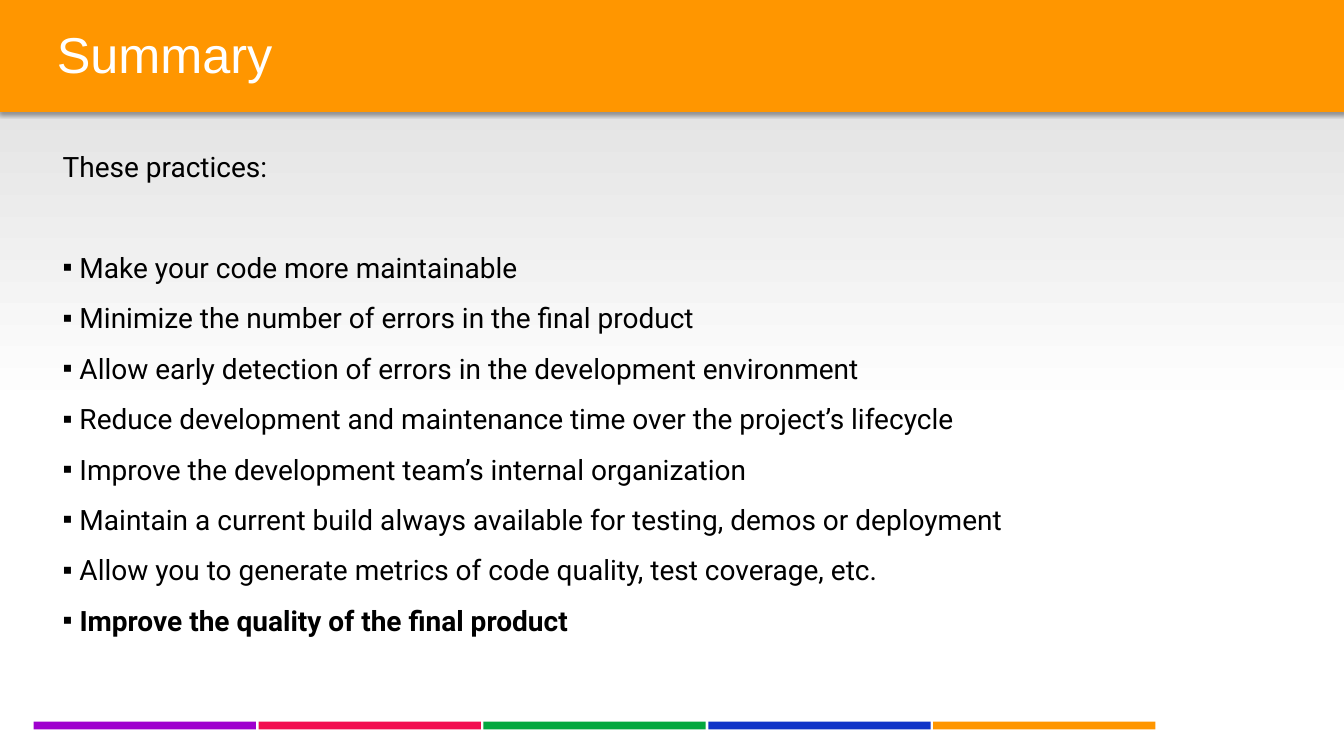
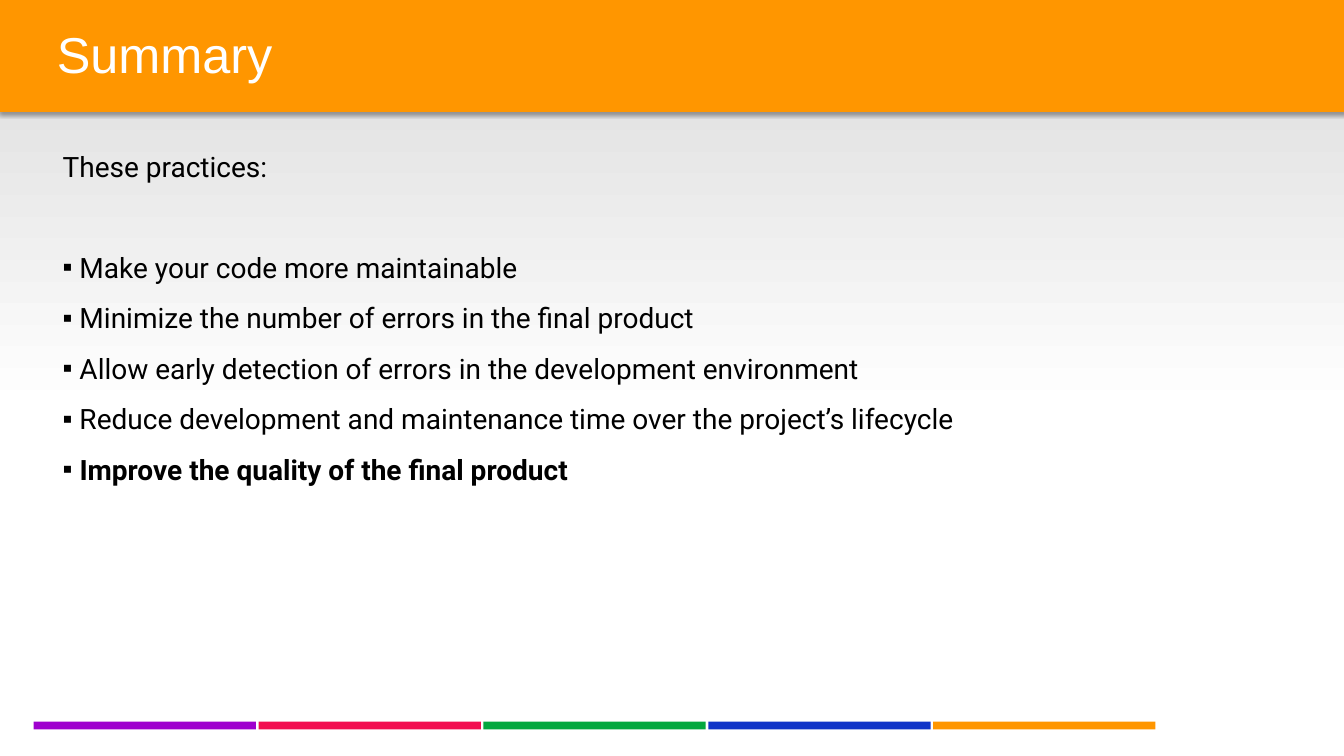
Before and after one commit to lgoldin/TestOrientedDevelopment, a slide deck: slide 24 of DesigningTestableApplications v2.pptx (slide 23 before the commit). Drawn at 1344x756 pixels with LibreOffice and Linux fonts; fonts in the diff are those of the drawing; background and template pictures are left out. Boxes give left, top, right and bottom in pixels: in the first picture for what was removed or moved away, otherwise in the second. Text is boxed around its words. In the diff, an @@ line names an element or a change of style, - is before the commit and + after.

```diff
--- a/DesigningTestableApplications v2.pptx
+++ b/DesigningTestableApplications v2.pptx
@@ text at [79, 459, 1001, 586]: paragraphs removed @@
-  ▪ Improve the development team’s internal organization
-  ▪ Maintain a current build always available for testing, demos or deployment
-  ▪ Allow you to generate metrics of code quality, test coverage, etc.
```
Also in this commit, not shown: 1 other slide changed, 2 slides added, 1 other file.
